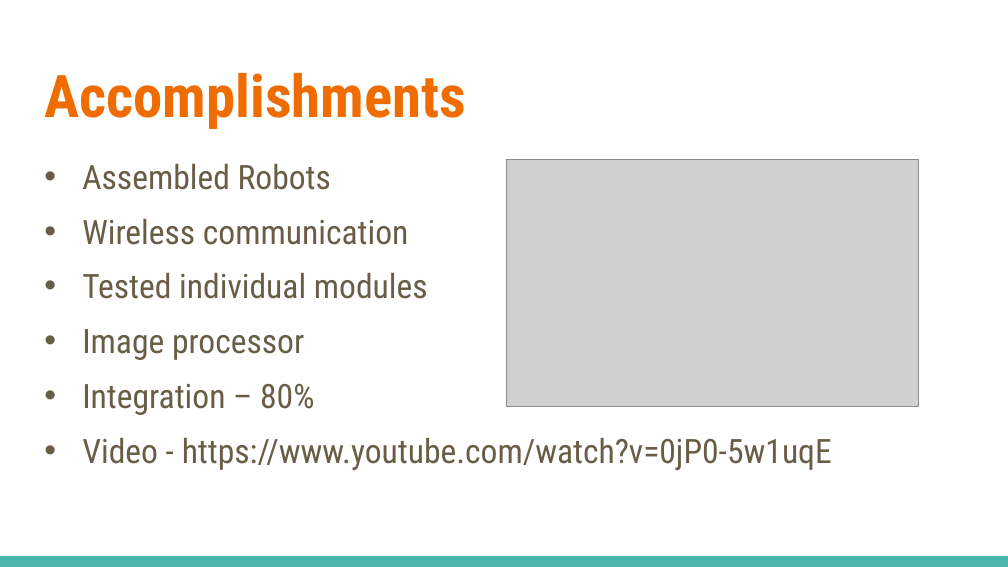
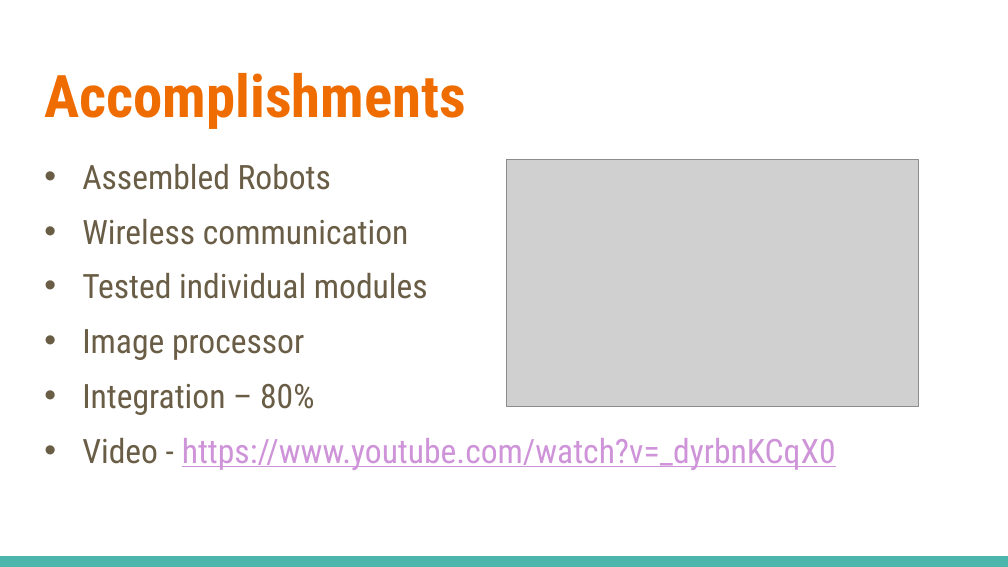
Before and after one commit to mable-won/SeniorDesign, a slide deck: slide 14 of Final_Presentation_Team9.pptx. Drawn at 1008x567 pixels with LibreOffice and Linux fonts; fonts in the diff are those of the drawing; grey boxes stand for pictures. Boxes give left, top, right and bottom in pixels: in the first picture for what was removed or moved away, otherwise in the second. Text is boxed around its words. In the diff, an @@ line names an element or a change of style, - is before the commit and + after.

```diff
--- a/Final_Presentation_Team9.pptx
+++ b/Final_Presentation_Team9.pptx
@@ text at (82,438,836,470): text changed; text colour #695D46 to #CE93D8 @@
-• Video - https://www.youtube.com/watch?v=0jP0-5w1uqE
+• Video - https://www.youtube.com/watch?v=_dyrbnKCqX0
```
Also in this commit, not shown: 2 other slides changed, 2 slides added, 17 other files.
